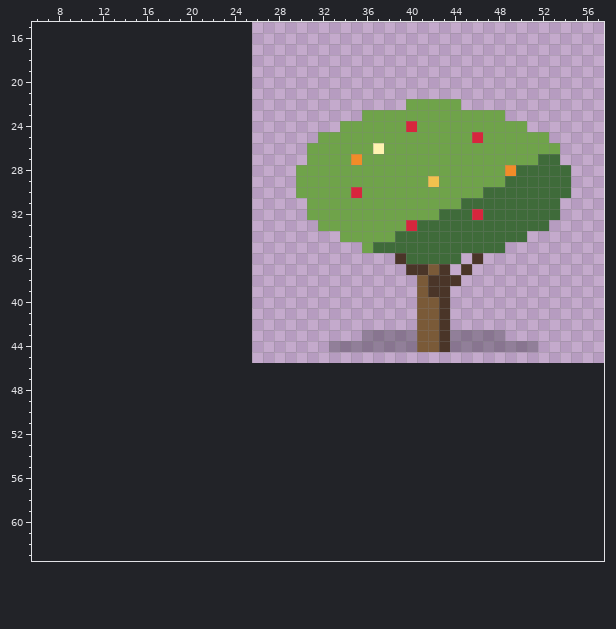
Pixel-art file: game/pixel-plants/feng-xiang.aseprite. The picture above is the old version.
32x32 pixels, 1 frame. Shown: x 6..57, y 15..63. The old version is drawn lined up with the new one, on the new canvas.
New version:
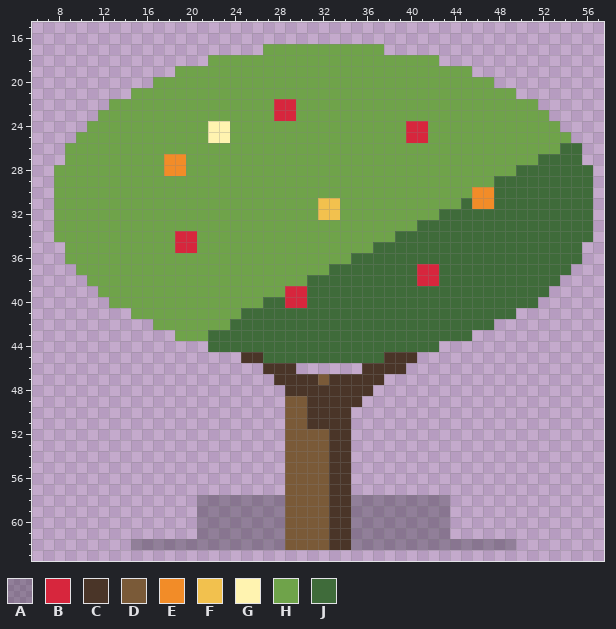
Palette (. is transparent): A #1a1a204c  B #d7263d  C #4a3528  D #7a5a38  E #f28c28  F #f2c14e  G #fff3b0  H #6fa34a  J #3f6b3a
From old to new:
canvas 32x32 -> 64x64, the old top-left corner now at 26,14
Changed rows in their new state; - is an unchanged pixel.
first column x 8:
17 -------------------HHHHHHHHHHH-------------------
18 --------------HHHHHHHHHHHHHHHHHHHHH--------------
19 -----------HHHHHHHHHHHHHHHHHHHHHHHHHHH-----------
20 ---------HHHHHHHHHHHHHHHHHHHHHHHHHHHHHHH---------
21 -------HHHHHHHHHHHHHHHHHHHHHHHHHHHHHHHHHHH-------
22 -----HHHHHHHHHHHHHHHBBHHHHHHHHHH-----HHHHHHH-----
23 ----HHHHHHHHHHHHHHHHBBHHHHHH-------------HHHH----
24 ---HHHHHHHHHHHGGHHHHHHHHHH-------B---------HHH---
25 --HHHHHHHHHHHHGGHHHHHHHH--------BB----H------HH--
26 -HHHHHHHHHHHHHHHHHHHHHH------H----------------JJ-
27 -HHHHHHHHHEEHHHHHHHHHHH----H------------------JJ-
28 HHHHHHHHHHEEHHHHHHHHHH-------------------H-----JJ
29 HHHHHHHHHHHHHHHHHHHHHH------------H-----J------JJ
30 HHHHHHHHHHHHHHHHHHHHHH-----H----------EE-------JJ
31 HHHHHHHHHHHHHHHHHHHHHHH-FF------------EE------JJJ
32 HHHHHHHHHHHHHHHHHHHHHHH-FF------------J-------JJJ
33 HHHHHHHHHHHHHHHHHHHHHHHH--------H------------JJJJ
34 HHHHHHHHHHHBBHHHHHHHHHHHHH-----------------JJJJJJ
35 -HHHHHHHHHHBBHHHHHHHHHHHHHHH-------------JJJJJJJ-
36 -HHHHHHHHHHHHHHHHHHHHHHHHHHJJJJJ-----JJJJJJJJJJJ-
37 --HHHHHHHHHHHHHHHHHHHHHHHJJJJJJJJBBJJJJJJJJJJJJ--
38 ---HHHHHHHHHHHHHHHHHHHHJJJJJJJJJJBBJJJJJJJJJJJ---
39 ----HHHHHHHHHHHHHHHHHBBJJJJJJJJJJJJJJJJJJJJJJ----
40 -----HHHHHHHHHHHHHHJJBBJJJJJJJJJJJJJJJJJJJJJ-----
41 -------HHHHHHHHHHJJJJJJJJJJJJJJJJJJJJJJJJJ-------
42 ---------HHHHHHHJJJJJJJJJJJJJJJJJJJJJJJJ---------
43 -----------HHHJJJJJJJJJJJJJJJJJJJJJJJJ...--------
44 --------------JJJJJJJJJJJJJJJJJJJJJ.........-----
45 -----------------CCJJJJJJJJJJJCCC----------------
46 -------------------CCC------CCCC-----------------
47 --------------------CCCCDCCCCC-------------------
48 ---------------------CCCCCCCC--------------------
49 ---------------------DDCCCCC---------------------
50 ---------------------DDCCCC----------------------
51 ---------------------DDCCCC----------------------
52 ---------------------DDDDCC----------------------
53 ---------------------DDDDCC----------------------
54 ---------------------DDDDCC----------------------
55 ---------------------DDDDCC----------------------
56 ---------------------DDDDCC----------------------
57 ---------------------DDDDCC----------------------
58 -------------AAAAAAAADDDDCCAAAAAAAAA-------------
59 -------------AAAAAAAADDDDCCAAAAAAAAA-------------
60 -------------AAAAAAAADDDDCCAAAAAAAAA-------------
61 -------------AAAAAAAADDDDCCAAAAAAAAA-------------
62 -------AAAAAAAAAAAAAADDDDCCAAAAAAAAAAAAAAA-------
Changed places in both pictures, as pixel boxes (x1, y1, x2, y2):
changed: (54, 44, 593, 550)
